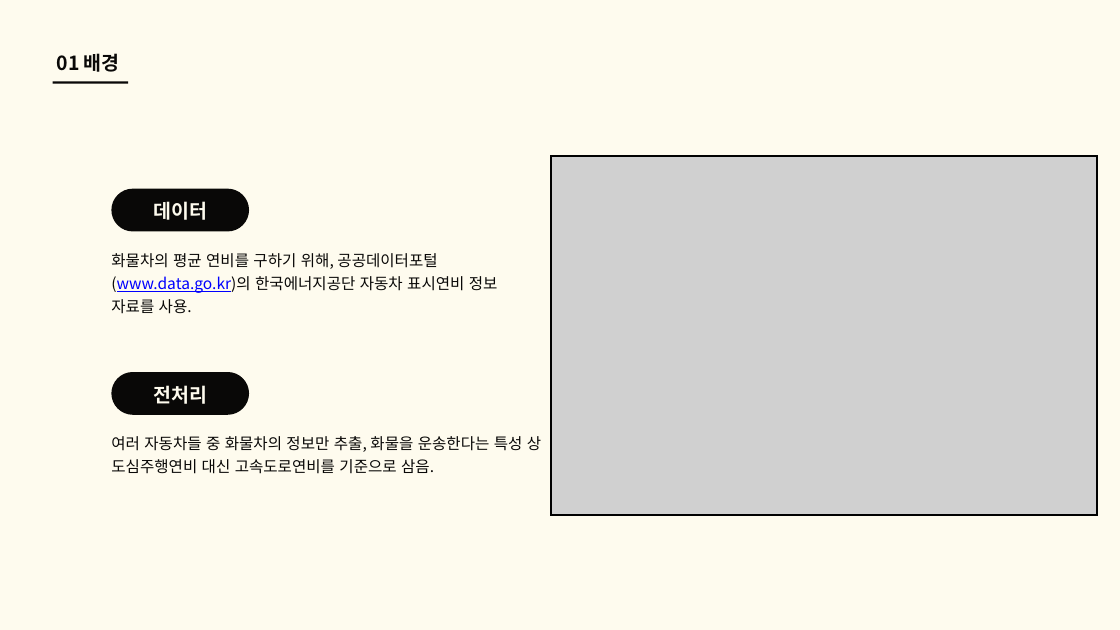
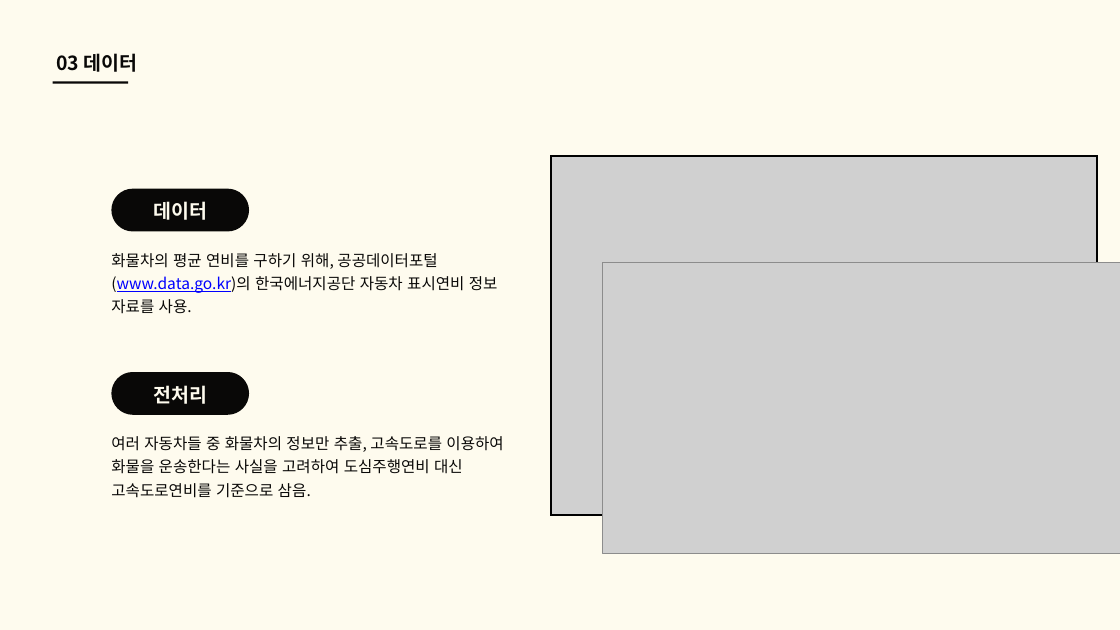
Before and after one commit to good-thing/CargoDriver, a slide deck: slide 4 of 알고리즘 3팀 화물차 알고리즘.pptx (slide 5 before the commit). Drawn at 1120x630 pixels with LibreOffice and Linux fonts; fonts in the diff are those of the drawing; grey boxes stand for pictures. Boxes give left, top, right and bottom in pixels: in the first picture for what was removed or moved away, otherwise in the second. Text is boxed around its words. In the diff, an @@ line names an element or a change of style, - is before the commit and + after.

```diff
--- a/알고리즘 3팀 화물차 알고리즘.pptx
+++ b/알고리즘 3팀 화물차 알고리즘.pptx
@@ text at [57, 53, 138, 72]: text changed @@
-01 배경
+03 데이터
@@ picture added at [603, 262, 1120, 553] @@
@@ text at [111, 436, 503, 498]: text changed @@
-여러 자동차들 중 화물차의 정보만 추출, 화물을 운송한다는 특성 상 도심주행연비 대신 고속도로연비를 기준으로 삼음.
+여러 자동차들 중 화물차의 정보만 추출, 고속도로를 이용하여 화물을 운송한다는 사실을 고려하여 도심주행연비 대신 고속도로연비를 기준으로 삼음.
```
Also in this commit, not shown: 2 other slides changed, 14 slides added, 13 slides removed, 22 other files.
